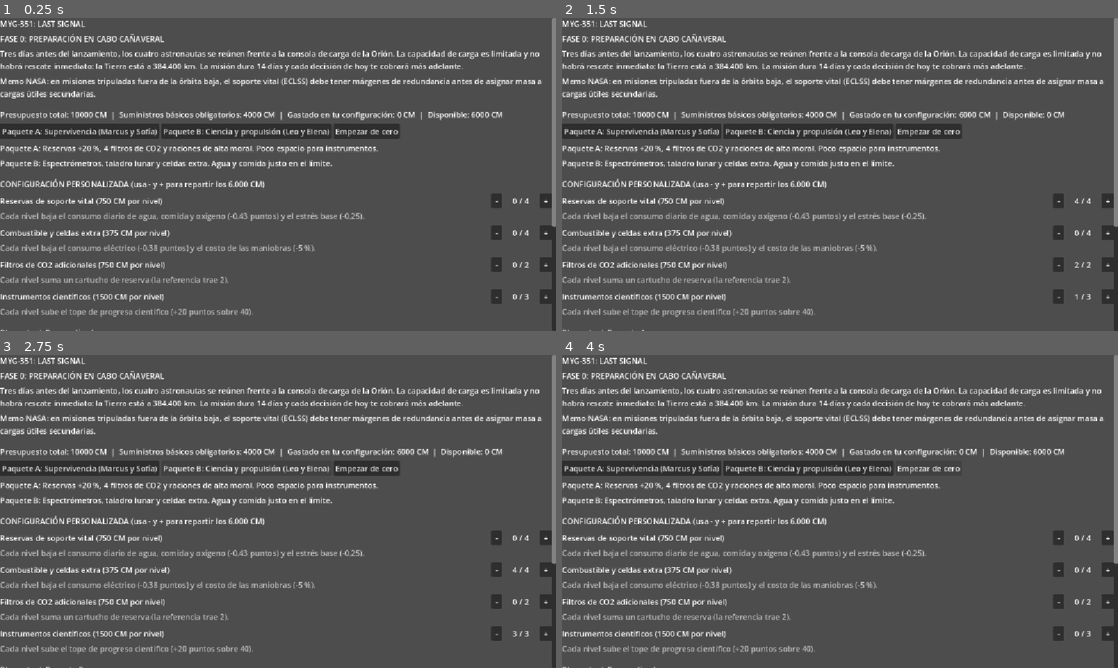
Above: before the commit, frames 1-4 (two rows, left to right).
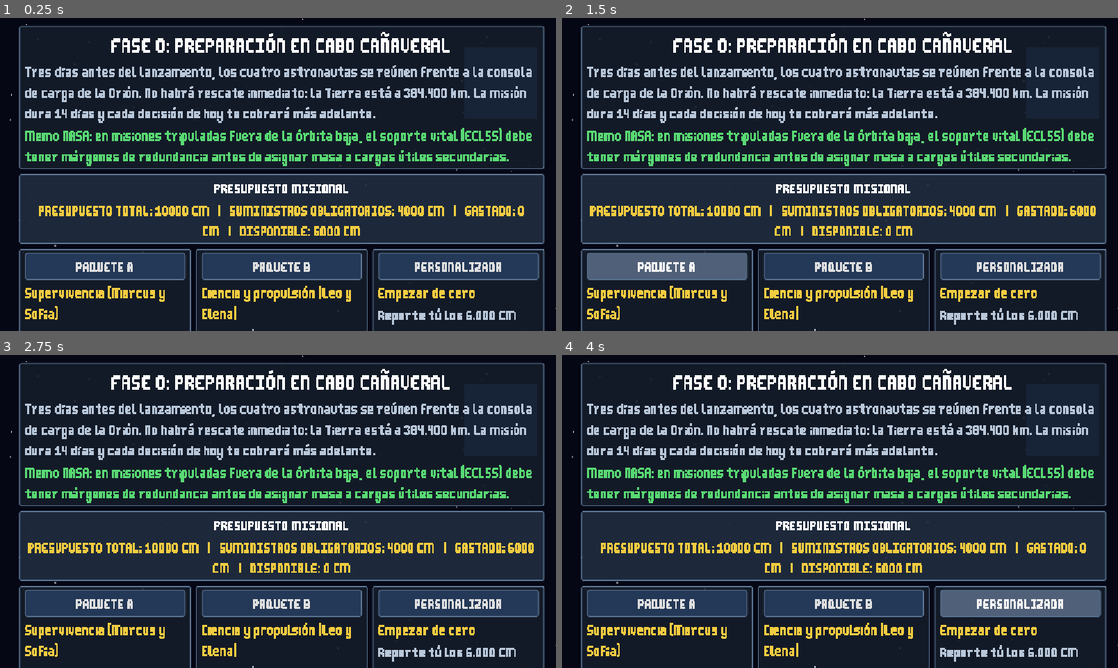
Above: after the commit, the same moments.

Repository: GiovannyBatista/Reto-de-la-nasa
Game: Godot game, scene res://scenes/shop.tscn
The game is run twice, just before and just after one commit, with the same random seed, the same clock (stepped at 60 frames per second) and the same inputs.
Inputs (mouse positions are in pixels of both pictures, inside the frame that each line leads up to):
- Up to frame 1 (0.25 s): no input
- Up to frame 2 (1.5 s): click (639, 130) at 0.5 s, where only the run before the commit has a clickable "Paquete A: Supervivencia (Mar…"; click (667, 265) at 1.25 s, where only the run after the commit has a clickable "PAQUETE A"
- Up to frame 3 (2.75 s): click (244, 467) at 2 s, where only the run before the commit has a clickable "Paquete B: Ciencia y propulsi…"
- Up to frame 4 (4 s): click (845, 602) at 2.75 s, where only the run after the commit has a clickable "PAQUETE B"; click "Empezar de cero" (after the commit: "PERSONALIZADA") at 3.5 s

The runs differ from the first frame. In frame 1, 100% of the frame differs, in the area x 0-100%, y 0-100%; in frame 2, 99%; in frame 3, 100%; in frame 4, 100%.

Commit message:
Primer diseño de la tienda

Diff:
--- a/project.godot
+++ b/project.godot
@@ -31,6 +31,7 @@
 
 [rendering]
 
+textures/canvas_textures/default_texture_filter=0
 rendering_device/driver.windows="d3d12"
 renderer/rendering_method="gl_compatibility"
 renderer/rendering_method.mobile="gl_compatibility"
--- a/scenes/shop.tscn
+++ b/scenes/shop.tscn
@@ -7,6 +7,8 @@
 anchors_preset = 15
 anchor_right = 1.0
 anchor_bottom = 1.0
+offset_top = -7.0
+offset_bottom = -7.0
 grow_horizontal = 2
 grow_vertical = 2
 script = ExtResource("1_lx5au")
--- a/srcipts/Mission.gd
+++ b/srcipts/Mission.gd
@@ -63,8 +63,23 @@
 var snap_dia: Dictionary = {}
 var siguiente: String = ""
 
+const RUTA_FUENTE: String = "res://assets/Thin_Sans.ttf"
+
+# Fuente pixel-art: se usa si el archivo existe; los acentos, la ñ y los símbolos que la fuente no tiene salen con una fuente del sistema.
+func _aplicar_fuente() -> void:
+	if not ResourceLoader.exists(RUTA_FUENTE):
+		return
+	var f: Font = load(RUTA_FUENTE)
+	f.fallbacks = [SystemFont.new()]
+	var t = Theme.new()
+	t.default_font = f
+	t.default_font_size = 18   # con una fuente TTF puedes usar cualquier tamaño
+	theme = t
+	texture_filter = CanvasItem.TEXTURE_FILTER_NEAREST
+
 func _ready():
 	set_anchors_and_offsets_preset(Control.PRESET_FULL_RECT)
+	_aplicar_fuente()
 	var raiz = HBoxContainer.new()
 	raiz.set_anchors_and_offsets_preset(Control.PRESET_FULL_RECT)
 	raiz.add_theme_constant_override("separation", 12)
--- a/srcipts/Shop.gd
+++ b/srcipts/Shop.gd
@@ -1,111 +1,262 @@
 extends Control
-# Fase 0: preparación en Cabo Cañaveral. De los 10.000 CM, 4.000 ya están gastados en los suministros
-# básicos obligatorios y 6.000 se reparten entre el Paquete A, el Paquete B o una configuración personalizada.
+# Fase 0: preparación en Cabo Cañaveral (estilo cabina pixel-art).
+# De los 10.000 CM, 4.000 son suministros obligatorios y 6.000 se reparten entre Paquete A, B o personalizado.
+# FONDO OPCIONAL: si existe res://assets/fondo_cabina.png se usa como fondo; si no, se dibuja un cielo con estrellas.
+
+const C_PANEL: Color = Color(0.08, 0.11, 0.16, 0.92)
+const C_PANEL_CLARO: Color = Color(0.12, 0.17, 0.24, 0.95)
+const C_BORDE: Color = Color(0.36, 0.46, 0.58)
+const C_VERDE: Color = Color(0.35, 0.85, 0.45)
+const C_AMARILLO: Color = Color(0.95, 0.80, 0.25)
+const C_TEXTO_SUAVE: Color = Color(0.72, 0.78, 0.85)
+const ICONOS: Dictionary = {"soporte": "💧", "celdas": "⚡", "filtros": "🌀", "instrumentos": "🔬"}
 
 var niveles: Dictionary = {}
 var etiquetas_nivel: Dictionary = {}
-var botones_menos: Dictionary = {}
-var botones_mas: Dictionary = {}
+var barras_nivel: Dictionary = {}
 var etiqueta_presupuesto: Label
-var etiqueta_resultado: Label
 var etiqueta_mensaje: Label
-var etiqueta_plan: Label
+var etiquetas_plan: Array = []
+var etiqueta_nombre_plan: Label
+
+const RUTA_FUENTE: String = "res://assets/Thin_Sans.ttf"
+
+# Fuente pixel-art: se usa si el archivo existe; los acentos, la ñ y los símbolos que la fuente no tiene salen con una fuente del sistema.
+func _aplicar_fuente() -> void:
+	if not ResourceLoader.exists(RUTA_FUENTE):
+		return
+	var f: FontFile = load(RUTA_FUENTE)
+	f.antialiasing = TextServer.FONT_ANTIALIASING_NONE          # sin suavizado: píxeles duros
+	f.hinting = TextServer.HINTING_NONE
+	f.subpixel_positioning = TextServer.SUBPIXEL_POSITIONING_DISABLED
+	f.fallbacks = [SystemFont.new()]
+	var t = Theme.new()
+	t.default_font = f
+	t.default_font_size = 16   # IMPORTANTE: solo múltiplos de 8 (16, 24, 32); otros tamaños se ven borrosos
+	theme = t
+	texture_filter = CanvasItem.TEXTURE_FILTER_NEAREST
 
 func _ready():
 	set_anchors_and_offsets_preset(Control.PRESET_FULL_RECT)
+	_aplicar_fuente()
 	for c in GameManager.controles:
 		niveles[c["id"]] = 0
+	_fondo()
 
 	var scroll = ScrollContainer.new()
 	scroll.set_anchors_and_offsets_preset(Control.PRESET_FULL_RECT)
 	scroll.horizontal_scroll_mode = ScrollContainer.SCROLL_MODE_DISABLED
 	add_child(scroll)
 
+	var margen = MarginContainer.new()
+	margen.size_flags_horizontal = Control.SIZE_EXPAND_FILL
+	for lado in ["left", "right"]:
+		margen.add_theme_constant_override("margin_" + lado, 40)
+	margen.add_theme_constant_override("margin_top", 16)
+	margen.add_theme_constant_override("margin_bottom", 16)
+	scroll.add_child(margen)
+
 	var col = VBoxContainer.new()
-	col.size_flags_horizontal = Control.SIZE_EXPAND_FILL
-	col.add_theme_constant_override("separation", 8)
-	scroll.add_child(col)
-
-	_texto(col, "MYG-351: LAST SIGNAL")
-	_texto(col, "FASE 0: PREPARACIÓN EN CABO CAÑAVERAL")
-	_texto(col, "Tres días antes del lanzamiento, los cuatro astronautas se reúnen frente a la consola de carga de la Orión. La capacidad de carga es limitada y no habrá rescate inmediato: la Tierra está a 384.400 km. La misión dura 14 días y cada decisión de hoy te cobrará más adelante.")
-	_texto(col, "Memo NASA: en misiones tripuladas fuera de la órbita baja, el soporte vital (ECLSS) debe tener márgenes de redundancia antes de asignar masa a cargas útiles secundarias.")
-	col.add_child(HSeparator.new())
-
-	etiqueta_presupuesto = _texto(col, "")
-
-	var fila_paquetes = HBoxContainer.new()
-	col.add_child(fila_paquetes)
-	for clave in GameManager.paquetes:
-		var b = Button.new()
-		b.text = String(GameManager.paquetes[clave]["nombre"])
-		b.tooltip_text = String(GameManager.paquetes[clave]["descripcion"])
-		b.pressed.connect(_on_paquete.bind(clave))
-		fila_paquetes.add_child(b)
-	var b_reiniciar = Button.new()
-	b_reiniciar.text = "Empezar de cero"
-	b_reiniciar.pressed.connect(_on_reiniciar)
-	fila_paquetes.add_child(b_reiniciar)
-
-	for clave in GameManager.paquetes:
-		_texto(col, "%s: %s" % [String(GameManager.paquetes[clave]["nombre"]).split(":")[0], GameManager.paquetes[clave]["descripcion"]])
-
-	col.add_child(HSeparator.new())
-	_texto(col, "CONFIGURACIÓN PERSONALIZADA (usa - y + para repartir los 6.000 CM)")
-	for c in GameManager.controles:
-		var bloque = VBoxContainer.new()
-		col.add_child(bloque)
-		var fila = HBoxContainer.new()
-		bloque.add_child(fila)
-		var nombre = Label.new()
-		nombre.text = "%s (%d CM por nivel)" % [c["nombre"], c["costo"]]
-		nombre.size_flags_horizontal = Control.SIZE_EXPAND_FILL
-		fila.add_child(nombre)
-		var menos = Button.new()
-		menos.text = " - "
-		menos.pressed.connect(_on_cambiar.bind(c["id"], -1))
-		fila.add_child(menos)
-		var nivel = Label.new()
-		nivel.custom_minimum_size = Vector2(70, 0)
-		nivel.horizontal_alignment = HORIZONTAL_ALIGNMENT_CENTER
-		fila.add_child(nivel)
-		var mas = Button.new()
-		mas.text = " + "
-		mas.pressed.connect(_on_cambiar.bind(c["id"], 1))
-		fila.add_child(mas)
-		var ayuda = _texto(bloque, String(c["efecto"]))
-		ayuda.modulate = Color(0.75, 0.75, 0.75)
-		etiquetas_nivel[c["id"]] = nivel
-		botones_menos[c["id"]] = menos
-		botones_mas[c["id"]] = mas
-
-	col.add_child(HSeparator.new())
-	etiqueta_plan = _texto(col, "")
-	etiqueta_resultado = _texto(col, "")
-
-	var sin_tiempo = CheckButton.new()
-	sin_tiempo.text = "Modo aprendizaje (sin temporizador en las decisiones)"
-	sin_tiempo.button_pressed = GameManager.modo_sin_temporizador
-	sin_tiempo.toggled.connect(_on_modo_sin_tiempo)
-	col.add_child(sin_tiempo)
-
-	etiqueta_mensaje = _texto(col, "")
+	col.add_theme_constant_override("separation", 10)
+	margen.add_child(col)
+
+	_construir_cabecera(col)
+	_construir_presupuesto(col)
+	_construir_paquetes(col)
+	_construir_personalizada(col)
+	_construir_resumen(col)
+
+	etiqueta_mensaje = _texto(col, "", C_AMARILLO)
+	etiqueta_mensaje.horizontal_alignment = HORIZONTAL_ALIGNMENT_CENTER
+
 	var iniciar = Button.new()
 	iniciar.text = "INICIAR MISIÓN"
-	iniciar.custom_minimum_size = Vector2(0, 48)
+	iniciar.custom_minimum_size = Vector2(320, 54)
+	iniciar.size_flags_horizontal = Control.SIZE_SHRINK_CENTER
+	iniciar.add_theme_font_size_override("font_size", 24)
+	_estilo_boton(iniciar, Color(0.15, 0.5, 0.25), C_VERDE)
 	iniciar.pressed.connect(_on_iniciar)
 	col.add_child(iniciar)
 
 	actualizar()
 
-func _texto(padre: Control, texto: String) -> Label:
+# ---------------------------------------------------------------
+# Utilidades de estilo
+# ---------------------------------------------------------------
+func _caja(fondo: Color, borde: Color, grosor: int = 2, radio: int = 4) -> StyleBoxFlat:
+	var s = StyleBoxFlat.new()
+	s.bg_color = fondo
+	s.border_color = borde
+	s.set_border_width_all(grosor)
+	s.set_corner_radius_all(radio)
+	s.content_margin_left = 12
+	s.content_margin_right = 12
+	s.content_margin_top = 8
+	s.content_margin_bottom = 8
+	return s
+
+func _panel(padre: Control, fondo: Color = C_PANEL, borde: Color = C_BORDE) -> VBoxContainer:
+	var p = PanelContainer.new()
+	p.size_flags_horizontal = Control.SIZE_EXPAND_FILL
+	p.add_theme_stylebox_override("panel", _caja(fondo, borde))
+	padre.add_child(p)
+	var v = VBoxContainer.new()
+	v.add_theme_constant_override("separation", 6)
+	p.add_child(v)
+	return v
+
+func _texto(padre: Control, texto: String, color: Color = Color(1, 1, 1)) -> Label:
 	var l = Label.new()
 	l.text = texto
 	l.autowrap_mode = TextServer.AUTOWRAP_WORD_SMART
 	l.size_flags_horizontal = Control.SIZE_EXPAND_FILL
+	l.add_theme_color_override("font_color", color)
 	padre.add_child(l)
 	return l
 
+func _estilo_boton(b: Button, color: Color, borde: Color) -> void:
+	b.add_theme_stylebox_override("normal", _caja(color, borde))
+	b.add_theme_stylebox_override("hover", _caja(color.lightened(0.2), borde))
+	b.add_theme_stylebox_override("pressed", _caja(color.darkened(0.2), borde))
+	b.add_theme_stylebox_override("disabled", _caja(color.darkened(0.5), C_BORDE))
+
+func _fondo() -> void:
+	var base = ColorRect.new()
+	base.color = Color(0.02, 0.03, 0.08)
+	base.set_anchors_and_offsets_preset(Control.PRESET_FULL_RECT)
+	add_child(base)
+	var ruta: String = "res://assets/fondo_cabina.png"
+	if ResourceLoader.exists(ruta):
+		var tex = TextureRect.new()
+		tex.texture = load(ruta)
+		tex.expand_mode = TextureRect.EXPAND_IGNORE_SIZE
+		tex.stretch_mode = TextureRect.STRETCH_KEEP_ASPECT_COVERED
+		tex.set_anchors_and_offsets_preset(Control.PRESET_FULL_RECT)
+		add_child(tex)
+		return
+	var tam: Vector2 = get_viewport_rect().size
+	var rng = RandomNumberGenerator.new()
+	rng.seed = 351
+	for i in 90:
+		var e = ColorRect.new()
+		var lado: float = rng.randf_range(2.0, 4.0)
+		e.size = Vector2(lado, lado)
+		e.position = Vector2(rng.randf() * tam.x, rng.randf() * tam.y)
+		e.color = Color(1, 1, 1, rng.randf_range(0.3, 0.9))
+		add_child(e)
+	var tierra = ColorRect.new()   # "Tierra" simple en la esquina
+	tierra.size = Vector2(150, 150)
+	tierra.position = Vector2(tam.x - 190, 60)
+	tierra.color = Color(0.2, 0.45, 0.8)
+	add_child(tierra)
+
+# ---------------------------------------------------------------
+# Bloques de la pantalla
+# ---------------------------------------------------------------
+func _construir_cabecera(col: VBoxContainer) -> void:
+	var v = _panel(col)
+	var t1 = _texto(v, "FASE 0: PREPARACIÓN EN CABO CAÑAVERAL")
+	t1.horizontal_alignment = HORIZONTAL_ALIGNMENT_CENTER
+	t1.add_theme_font_size_override("font_size", 24)
+	_texto(v, "Tres días antes del lanzamiento, los cuatro astronautas se reúnen frente a la consola de carga de la Orión. No habrá rescate inmediato: la Tierra está a 384.400 km. La misión dura 14 días y cada decisión de hoy te cobrará más adelante.", C_TEXTO_SUAVE)
+	_texto(v, "Memo NASA: en misiones tripuladas fuera de la órbita baja, el soporte vital (ECLSS) debe tener márgenes de redundancia antes de asignar masa a cargas útiles secundarias.", C_VERDE)
+
+func _construir_presupuesto(col: VBoxContainer) -> void:
+	var v = _panel(col, C_PANEL_CLARO)
+	var t = _texto(v, "PRESUPUESTO MISIONAL")
+	t.horizontal_alignment = HORIZONTAL_ALIGNMENT_CENTER
+	etiqueta_presupuesto = _texto(v, "", C_AMARILLO)
+	etiqueta_presupuesto.horizontal_alignment = HORIZONTAL_ALIGNMENT_CENTER
+
+func _construir_paquetes(col: VBoxContainer) -> void:
+	var fila = HBoxContainer.new()
+	fila.add_theme_constant_override("separation", 10)
+	col.add_child(fila)
+	for clave in GameManager.paquetes:
+		var v = _panel(fila)
+		var partes: PackedStringArray = String(GameManager.paquetes[clave]["nombre"]).split(": ", true, 1)
+		var b = Button.new()
+		b.text = String(partes[0]).to_upper()      # botón corto: "PAQUETE A"
+		_estilo_boton(b, Color(0.14, 0.22, 0.34), C_BORDE)
+		b.pressed.connect(_on_paquete.bind(clave))
+		v.add_child(b)
+		if partes.size() > 1:
+			_texto(v, String(partes[1]), C_AMARILLO)
+		_texto(v, String(GameManager.paquetes[clave]["descripcion"]), C_TEXTO_SUAVE)
+	var v3 = _panel(fila)
+	var b3 = Button.new()
+	b3.text = "PERSONALIZADA"
+	_estilo_boton(b3, Color(0.14, 0.22, 0.34), C_BORDE)
+	b3.pressed.connect(_on_reiniciar)
+	v3.add_child(b3)
+	_texto(v3, "Empezar de cero", C_AMARILLO)
+	_texto(v3, "Reparte tú los 6.000 CM con los botones - y + de abajo.", C_TEXTO_SUAVE)
+
+func _construir_personalizada(col: VBoxContainer) -> void:
+	var v = _panel(col)
+	var t = _texto(v, "CONFIGURACIÓN PERSONALIZADA")
+	t.horizontal_alignment = HORIZONTAL_ALIGNMENT_CENTER
+	var fila = HBoxContainer.new()
+	fila.add_theme_constant_override("separation", 8)
+	v.add_child(fila)
+	for c in GameManager.controles:
+		var id: String = c["id"]
+		var tarjeta = _panel(fila, C_PANEL_CLARO)
+		tarjeta.size_flags_horizontal = Control.SIZE_EXPAND_FILL
+		_texto(tarjeta, "%s %s" % [ICONOS.get(id, ""), c["nombre"]])
+		var linea = HBoxContainer.new()
+		tarjeta.add_child(linea)
+		var nivel = Label.new()
+		nivel.size_flags_horizontal = Control.SIZE_EXPAND_FILL
+		linea.add_child(nivel)
+		var menos = Button.new()
+		menos.text = " - "
+		_estilo_boton(menos, Color(0.2, 0.28, 0.4), C_BORDE)
+		menos.pressed.connect(_on_cambiar.bind(id, -1))
+		linea.add_child(menos)
+		var mas = Button.new()
+		mas.text = " + "
+		_estilo_boton(mas, Color(0.2, 0.28, 0.4), C_BORDE)
+		mas.pressed.connect(_on_cambiar.bind(id, 1))
+		linea.add_child(mas)
+		_texto(tarjeta, "Costo: %d CM/nivel" % int(c["costo"]), C_AMARILLO)
+		_texto(tarjeta, String(c["efecto"]), C_TEXTO_SUAVE)
+		var barra = ProgressBar.new()
+		barra.max_value = float(c["max"])
+		barra.show_percentage = false
+		barra.custom_minimum_size = Vector2(0, 12)
+		tarjeta.add_child(barra)
+		etiquetas_nivel[id] = nivel
+		barras_nivel[id] = barra
+
+func _construir_resumen(col: VBoxContainer) -> void:
+	var v = _panel(col)
+	var fila = HBoxContainer.new()
+	v.add_child(fila)
+	var izq = VBoxContainer.new()
+	izq.size_flags_horizontal = Control.SIZE_EXPAND_FILL
+	fila.add_child(izq)
+	etiqueta_nombre_plan = _texto(izq, "")
+	var rejilla = GridContainer.new()
+	rejilla.columns = 2
+	rejilla.add_theme_constant_override("h_separation", 24)
+	izq.add_child(rejilla)
+	for i in 6:
+		var l = _texto(rejilla, "", C_VERDE)
+		etiquetas_plan.append(l)
+	var der = VBoxContainer.new()
+	fila.add_child(der)
+	var sin_tiempo = CheckButton.new()
+	sin_tiempo.text = "MODO APRENDIZAJE"
+	sin_tiempo.tooltip_text = "Sin temporizador en las decisiones"
+	sin_tiempo.button_pressed = GameManager.modo_sin_temporizador
+	sin_tiempo.toggled.connect(_on_modo_sin_tiempo)
+	der.add_child(sin_tiempo)
+	_texto(der, "Sin temporizador\nen las decisiones", C_TEXTO_SUAVE)
+
+# ---------------------------------------------------------------
+# Lógica
+# ---------------------------------------------------------------
 func _gastado() -> int:
 	return GameManager.costo_plan(niveles)
 
@@ -140,15 +291,24 @@
 
 func actualizar():
 	var gastado: int = _gastado()
-	etiqueta_presupuesto.text = "Presupuesto total: %d CM  |  Suministros básicos obligatorios: %d CM  |  Gastado en tu configuración: %d CM  |  Disponible: %d CM" % [
+	etiqueta_presupuesto.text = "PRESUPUESTO TOTAL: %d CM   |   SUMINISTROS OBLIGATORIOS: %d CM   |   GASTADO: %d CM   |   DISPONIBLE: %d CM" % [
 		GameManager.PRESUPUESTO_TOTAL, GameManager.COSTO_OBLIGATORIO, gastado, GameManager.PRESUPUESTO_LIBRE - gastado]
 	for c in GameManager.controles:
 		var id: String = c["id"]
-		etiquetas_nivel[id].text = "%d / %d" % [niveles[id], c["max"]]
+		etiquetas_nivel[id].text = "NIVEL: %d / %d" % [niveles[id], c["max"]]
+		barras_nivel[id].value = float(niveles[id])
 	var p: Dictionary = GameManager.parametros_plan(niveles)
-	etiqueta_plan.text = "Plan actual: " + GameManager.nombre_plan(niveles)
-	etiqueta_resultado.text = "Así despegará Orión:\n- Agua, comida y oxígeno: -%.1f %% por día (la referencia NASA es 6,5 %%)\n- Electricidad: -%.1f %% por día\n- Filtros de CO2: %d cartuchos\n- Estrés base: +%.1f por día\n- Ciencia máxima alcanzable: %d %% (el final bueno exige 70 %%)\n- Costo de maniobras de combustible: x%.2f" % [
-		p["consumo_basico"], p["consumo_elec"], p["filtros"], p["estres_base"], roundi(p["ciencia_max"]), p["mult_combustible"]]
+	etiqueta_nombre_plan.text = "PLAN ACTUAL: " + GameManager.nombre_plan(niveles)
+	var datos: Array = [
+		"Agua, comida y O2: %.1f %%/día (NASA: 6,5)" % p["consumo_basico"],
+		"Electricidad: %.1f %%/día" % p["consumo_elec"],
+		"Filtros de CO2: %d cartuchos" % p["filtros"],
+		"Estrés base: +%.1f / día" % p["estres_base"],
+		"Ciencia máx: %d %% (final bueno: 70 %%)" % roundi(p["ciencia_max"]),
+		"Costo maniobras: x%.2f" % p["mult_combustible"],
+	]
+	for i in datos.size():
+		etiquetas_plan[i].text = "✔ " + String(datos[i])
 
 func _on_iniciar():
 	if _gastado() > GameManager.PRESUPUESTO_LIBRE:
Binary file added: assets/Thin_Sans.ttf
Not shown, added: assets/Thin_Sans.ttf.import
